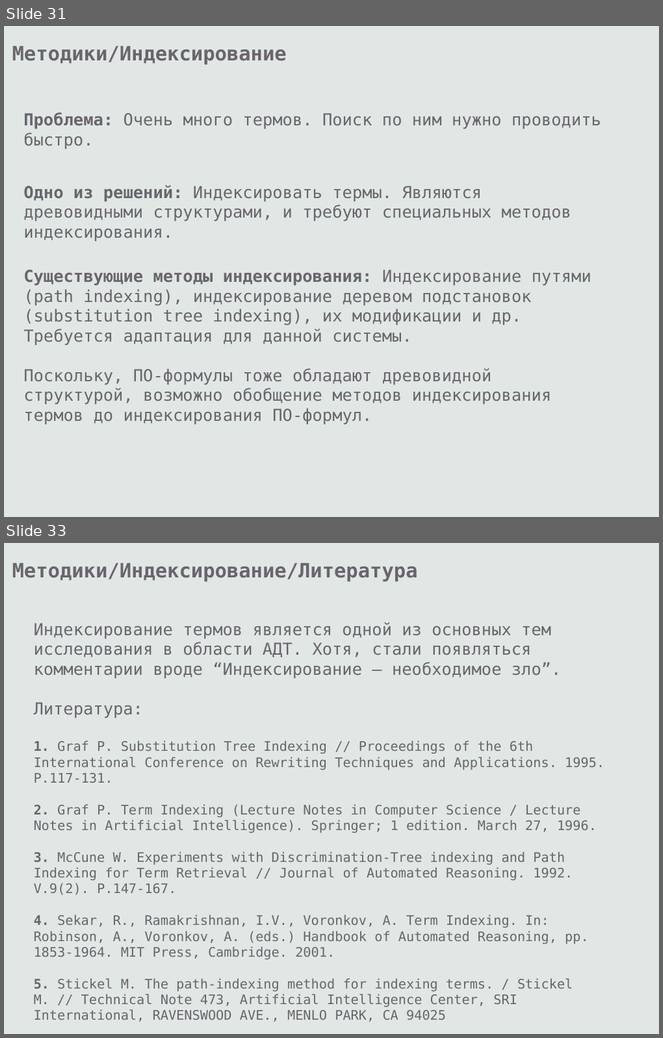
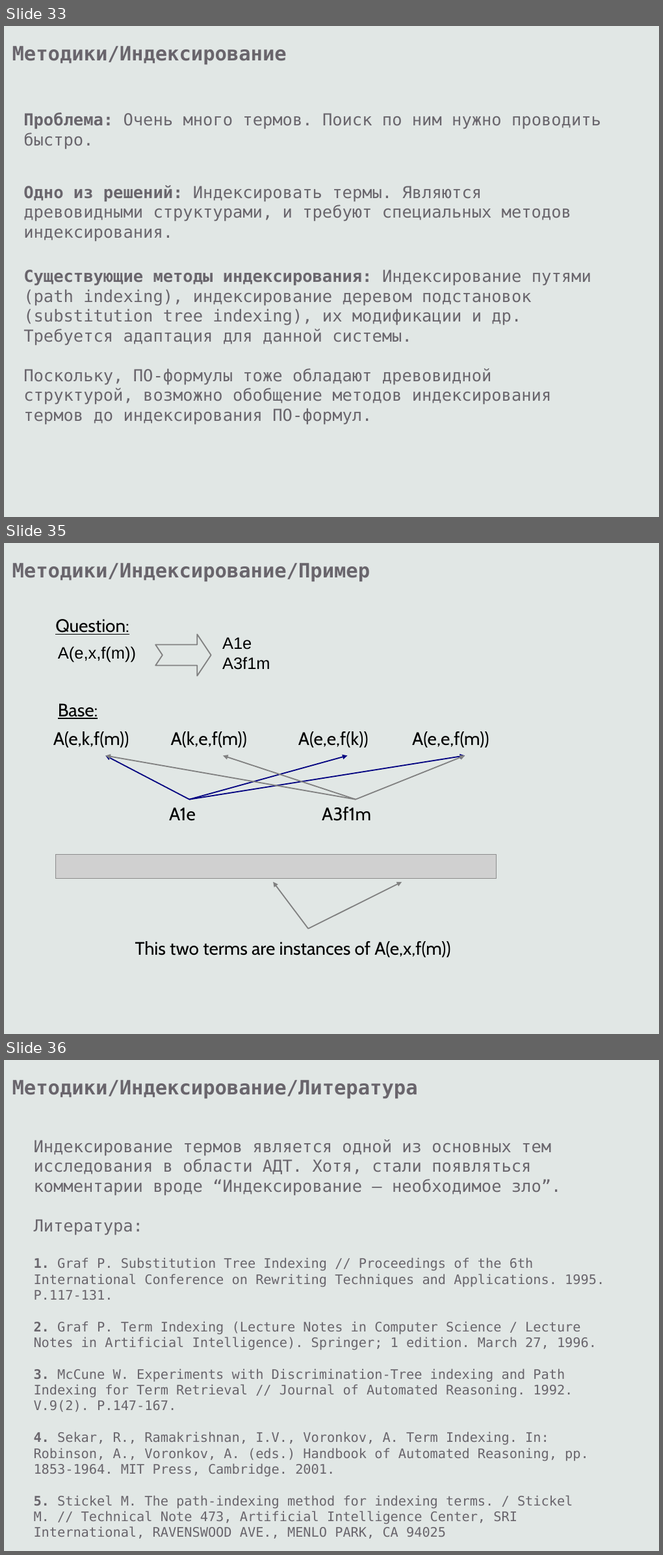
Before and after one commit to eugeneai/prisnif, a slide deck: brick/pres/pacman.odp. Shown one above the other, each under a label of ours: slides 31 and 33 before the commit, slides 33, 35 and 36 after it; the slides between them are not shown. The pictures are 663x1038 and 663x1555 pixels, drawn with LibreOffice and Linux fonts; fonts in the diff are those of the drawing; grey boxes stand for pictures. Boxes give left, top, right and bottom in pixels: in the first picture for what was removed or moved away, otherwise in the second. Text is boxed around its words. In the diff, an @@ line names an element or a change of style, - is before the commit and + after.

```diff
--- a/brick/pres/pacman.odp
+++ b/brick/pres/pacman.odp
@@ slide 35 added at (x1=4, y1=543, x2=659, y2=1034), background #E1E7E5 @@
@@ text added at (x1=12, y1=563, x2=371, y2=581), 24 pt, text #69656C, bold @@
+Методики/Индексирование/Пример
@@ text added at (x1=55, y1=619, x2=129, y2=635), 22 pt, text #000000, underline @@
+Question:
@@ freeform shape added at (x1=155, y1=635, x2=211, y2=676), outline #808080 1.42 pt @@
@@ text added at (x1=222, y1=637, x2=270, y2=670), 20 pt, text #000000 @@
+A1e
+A3f1m
@@ text added at (x1=58, y1=646, x2=136, y2=663), 20 pt, text #000000 @@
+A(e,x,f(m))
@@ text added at (x1=58, y1=704, x2=98, y2=719), 22 pt, text #000000, underline @@
+Base:
@@ text added at (x1=53, y1=731, x2=129, y2=748), 22 pt, text #000000 @@
+A(e,k,f(m))
@@ text added at (x1=171, y1=731, x2=248, y2=748), 22 pt, text #000000 @@
+A(k,e,f(m))
@@ text added at (x1=298, y1=731, x2=369, y2=748), 22 pt, text #000000 @@
+A(e,e,f(k))
@@ text added at (x1=412, y1=731, x2=489, y2=748), 22 pt, text #000000 @@
+A(e,e,f(m))
@@ arrow added from (189, 800) to (105, 756), #000080 1.42 pt @@
@@ arrow added from (356, 800) to (105, 756), #808080 1.42 pt @@
@@ arrow added from (189, 800) to (348, 756), #000080 1.42 pt @@
@@ arrow added from (189, 800) to (465, 756), #000080 1.42 pt @@
@@ arrow added from (356, 800) to (223, 756), #808080 1.42 pt @@
@@ arrow added from (356, 800) to (465, 756), #808080 1.42 pt @@
@@ text added at (x1=169, y1=808, x2=196, y2=821), 22 pt, text #000000 @@
+A1e
@@ text added at (x1=322, y1=807, x2=371, y2=821), 22 pt, text #000000 @@
+A3f1m
@@ picture added at (x1=56, y1=854, x2=496, y2=879) @@
@@ arrow added from (308, 930) to (273, 882), #808080 1.42 pt @@
@@ arrow added from (308, 930) to (402, 882), #808080 1.42 pt @@
@@ text added at (x1=135, y1=941, x2=451, y2=958), 22 pt, text #000000 @@
+This two terms are instances of A(e,x,f(m))
@@ what was slide 31 is now slide 33 @@
@@ what was slide 33 is now slide 36 @@
```
Also in this commit, not shown: 4 slides changed, 5 other slides added, 3 slides removed.
